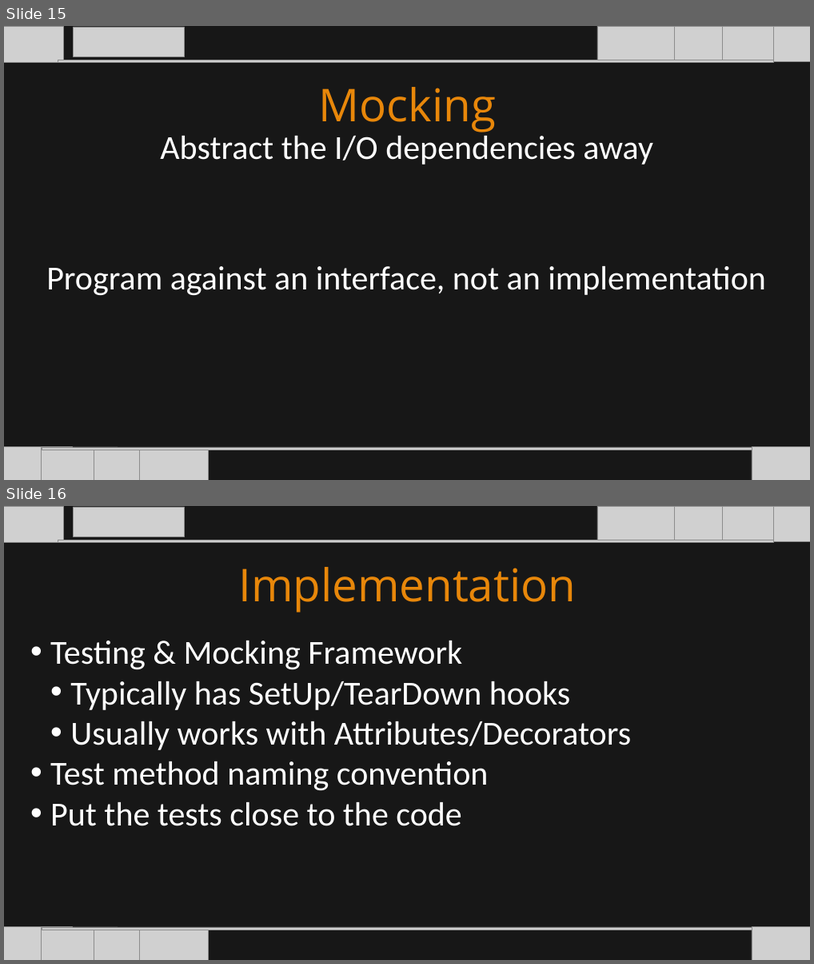
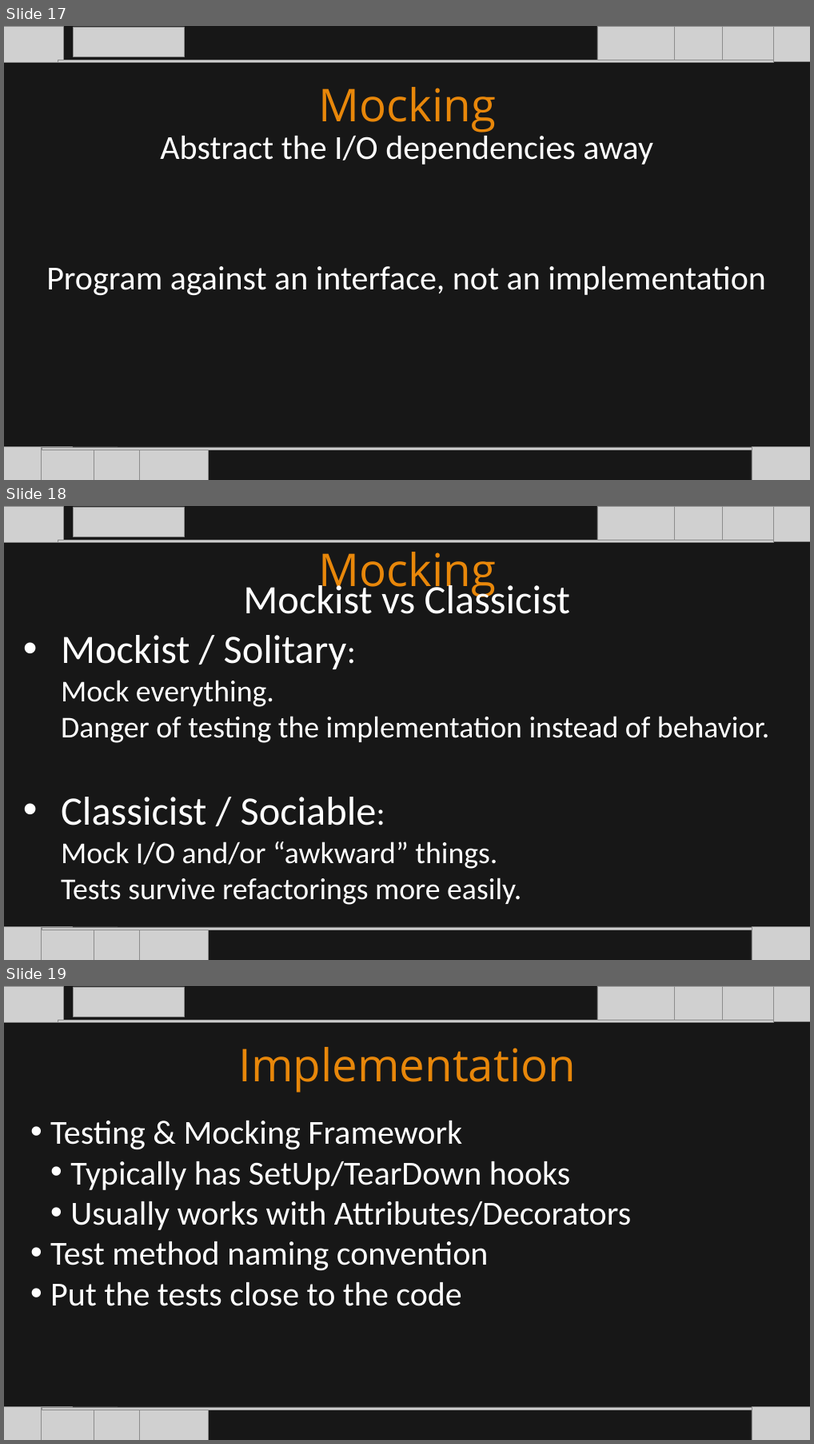
Before and after one commit to itenium-be/UnitTesting, a slide deck: UnitTesting-New.pptx. Shown one above the other, each under a label of ours: slides 15 and 16 before the commit, slides 17, 18 and 19 after it. The pictures are 814x964 and 814x1444 pixels, drawn with LibreOffice and Linux fonts; fonts in the diff are those of the drawing; grey boxes stand for pictures. Boxes give left, top, right and bottom in pixels: in the first picture for what was removed or moved away, otherwise in the second. Text is boxed around its words. In the diff, an @@ line names an element or a change of style, - is before the commit and + after.

```diff
--- a/UnitTesting-New.pptx
+++ b/UnitTesting-New.pptx
@@ slide 18 added at [4, 506, 810, 960], background #171717 @@
@@ picture added at [4, 506, 63, 542] @@
@@ picture added at [74, 507, 184, 536] @@
@@ picture added at [598, 506, 674, 541] @@
@@ picture added at [646, 506, 722, 541] @@
@@ picture added at [701, 506, 774, 541] @@
@@ picture added at [745, 506, 810, 541] @@
@@ picture added at [58, 540, 774, 542] @@
@@ text added at [319, 552, 496, 598], 80.7 pt, text #E8870A @@
+Mocking
@@ text added at [243, 580, 570, 614], 72 pt, text #FFFFFF @@
+Mockist vs Classicist
@@ text added at [61, 635, 770, 904], 54 pt, text #FFFFFF @@
+• Mockist / Solitary:
+  Mock everything.
+  Danger of testing the implementation instead of behavior.
+• Classicist / Sociable:
+  Mock I/O and/or “awkward” things.
+  Tests survive refactorings more easily.
@@ picture added at [4, 927, 72, 960] @@
@@ picture added at [41, 927, 118, 960] @@
@@ picture added at [42, 927, 766, 929] @@
@@ picture added at [94, 928, 162, 960] @@
@@ picture added at [140, 928, 209, 960] @@
@@ picture added at [752, 927, 810, 960] @@
@@ what was slide 15 is now slide 17 @@
@@ what was slide 16 is now slide 19 @@
```
Also in this commit, not shown: 9 slides changed, 5 other slides added.
